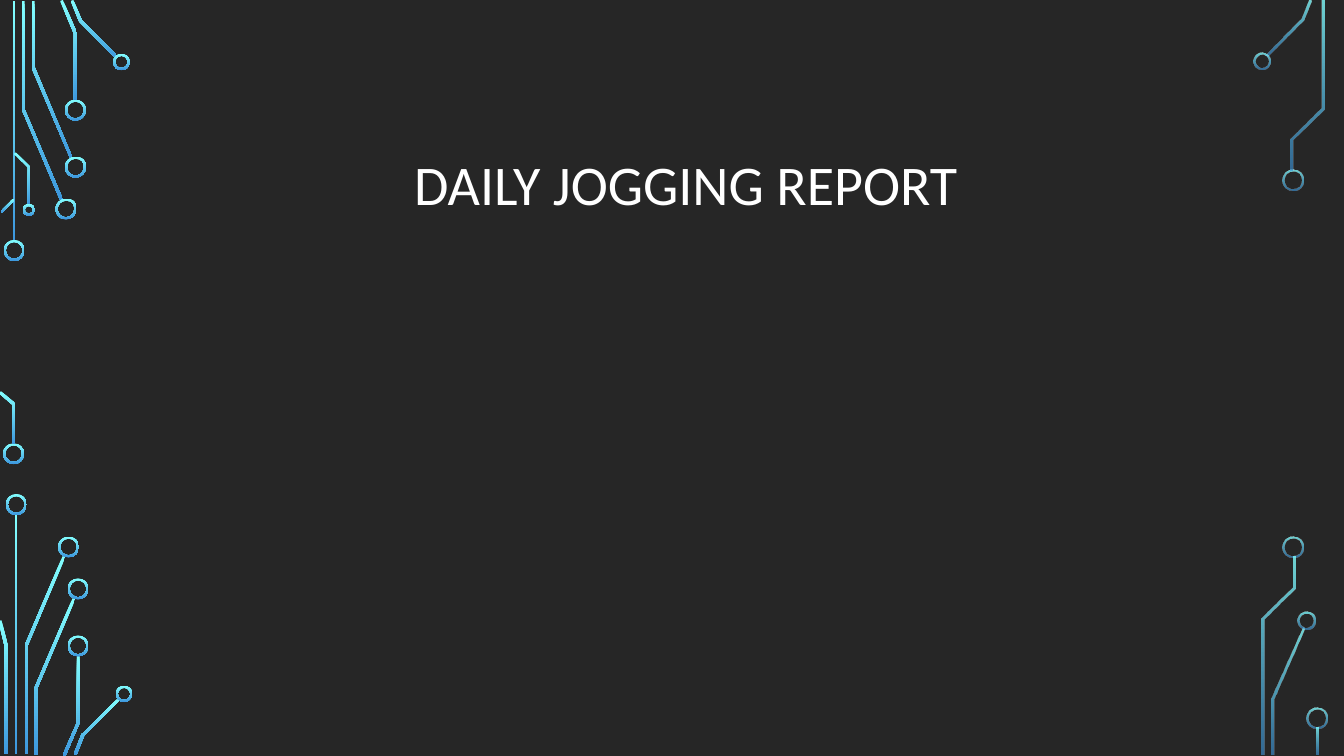
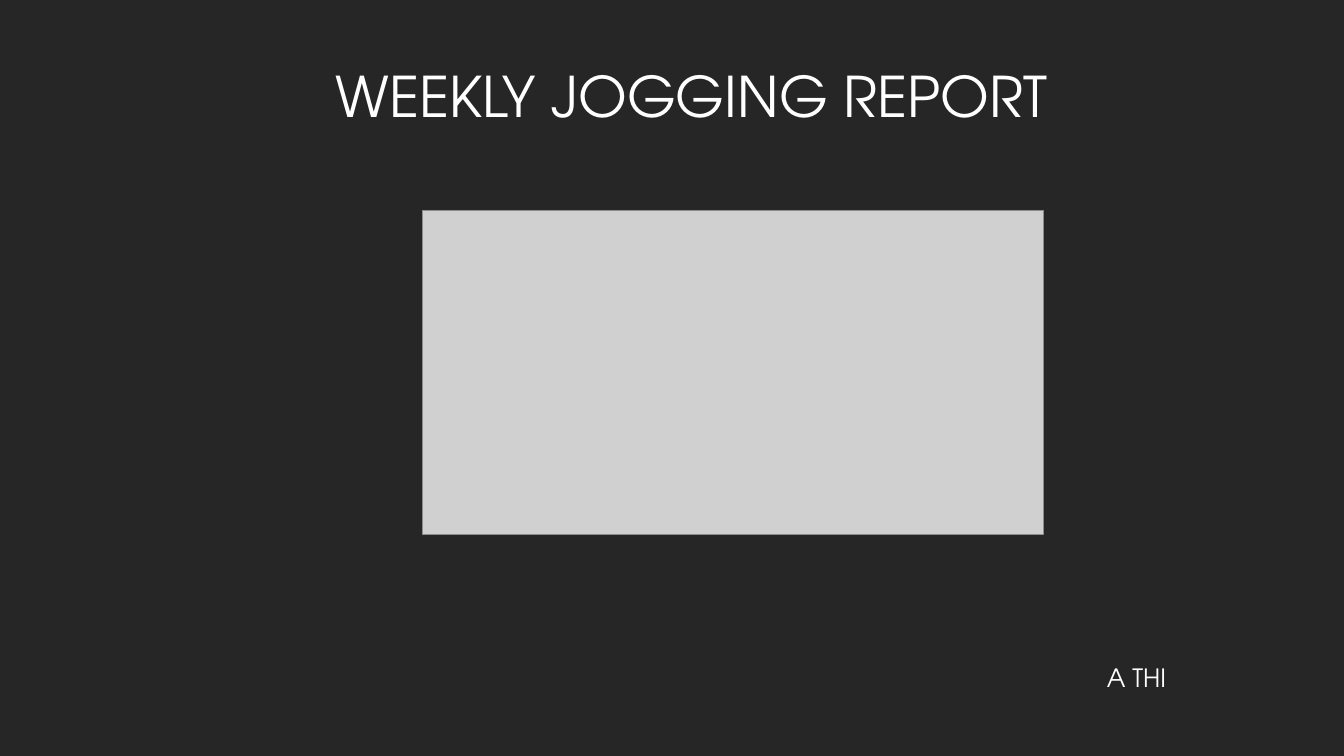
Before and after one commit to thibackend/PLT4, a slide deck: slide 1 of Report_joggin.pptx. Drawn at 1344x756 pixels with LibreOffice and Linux fonts; fonts in the diff are those of the drawing; grey boxes stand for pictures; background and template pictures are left out. Boxes give left, top, right and bottom in pixels: in the first picture for what was removed or moved away, otherwise in the second. Text is boxed around its words. In the diff, an @@ line names an element or a change of style, - is before the commit and + after.

```diff
--- a/Report_joggin.pptx
+++ b/Report_joggin.pptx
@@ text at [335,75,1047,118]: text changed; font Calibri to TeX Gyre Adventor @@
-DAILY JOGGING REPORT
+WEEKLY JOGGING REPORT
@@ picture added at [422,211,1044,534] @@
@@ text added at [1107,668,1166,687], 18 pt, text #FFFFFF @@
+A THI
@@ group removed at [0,0,1328,756]: 33 freeform shapes, 3 rectangles @@
```
Also in this commit, not shown: 1 other slide changed, 6 slides added.
